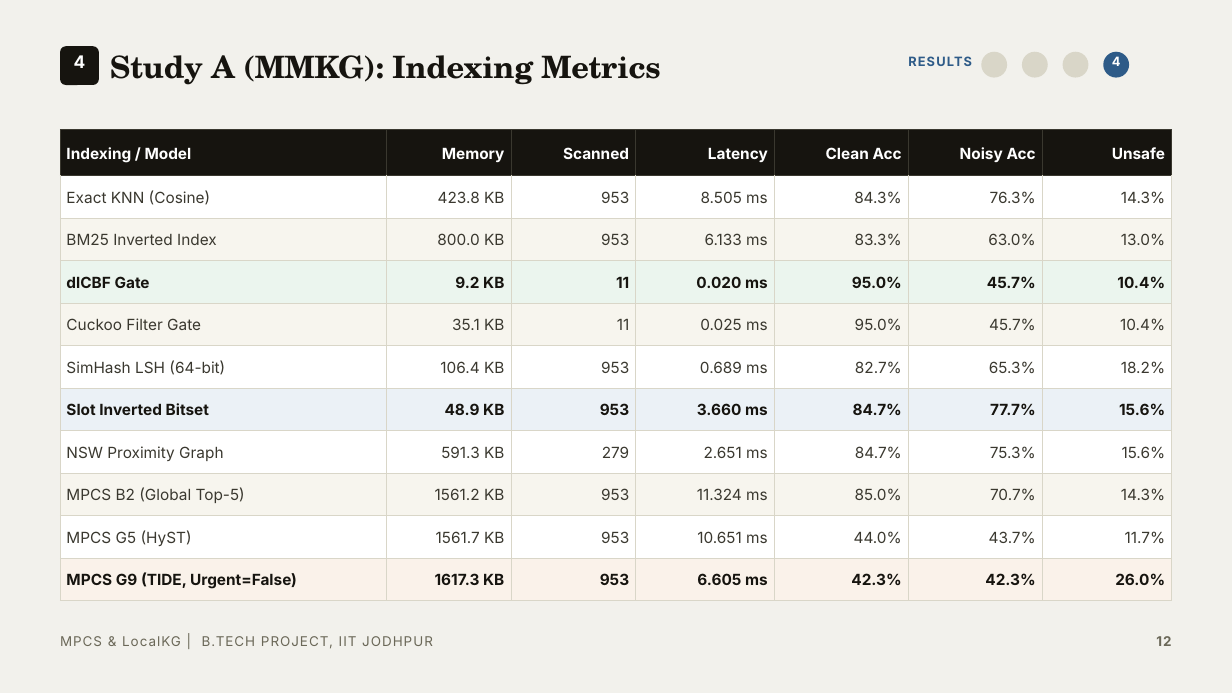
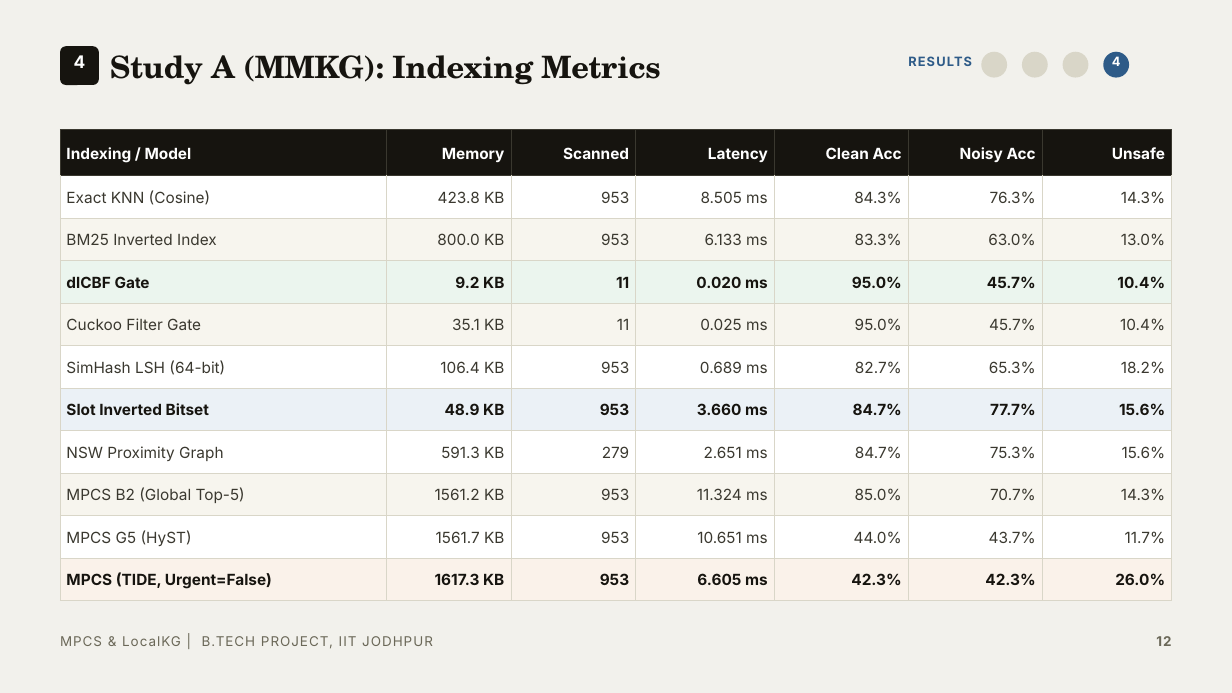
Before and after one commit to AurindumBanerjee/MPCS, a slide deck: slide 12 of report/PPT/BTP_PPT_Clean.pptx. Drawn at 1232x693 pixels with LibreOffice and Linux fonts; fonts in the diff are those of the drawing. Boxes give left, top, right and bottom in pixels: in the first picture for what was removed or moved away, otherwise in the second. Text is boxed around its words. In the diff, an @@ line names an element or a change of style, - is before the commit and + after.

```diff
--- a/report/PPT/BTP_PPT_Clean.pptx
+++ b/report/PPT/BTP_PPT_Clean.pptx
@@ table at <box>60,129,1172,601</box> @@
-row 11, column 1: MPCS G9 (TIDE, Urgent=False)
+row 11, column 1: MPCS (TIDE, Urgent=False)
```
Also in this commit, not shown: 5 other slides changed, 3 other files.
